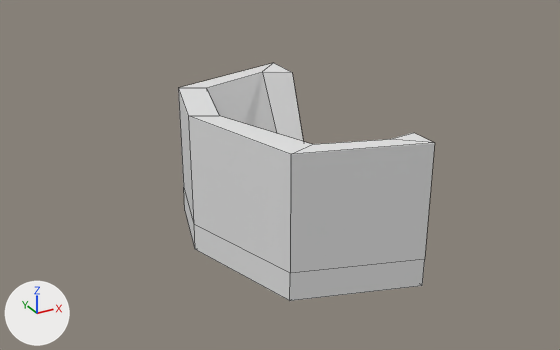
Two versions of the FBX model Mortier FU/Assets/01_Art/Meshes/SM_Trou_Border_V1.fbx, one commit apart.
Camera for both pictures: a 50 mm lens placed at (-14.36, -14.48, 7.25), pointed at (-6.79, -0.73, 0.38). The lights are fixed; the arrows at lower left show +X, +Y and +Z. Mesh edges are drawn as thin lines. Where no turn or scale is listed for an object, it has been applied to the vertices.

The first picture shows 'trou_Border_V2'.
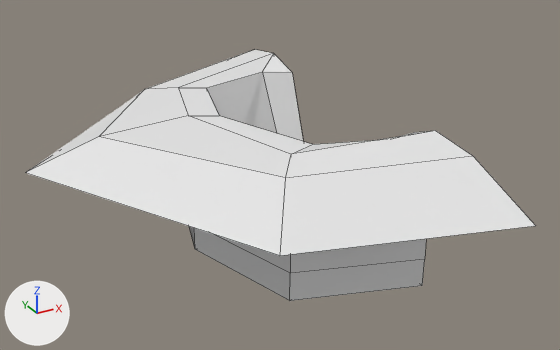
What changed in the scene script:
```text
Change me_mesh:
    where me_mesh.from_pydata(...)  # 40 vertices, 36 faces; spans x 0.04..3.7, y -3.36..3.36, z -1.65..1.65
    used by ob_trou_border_v2; location = (-8.44, 0.0, 0.0)
    verts and faces of me_mesh; kept vertices keep their numbers, new ones are numbered from 40
    before: 1 (3.7, -3.36, 1.65) at pixel (434, 142), 2 (3.7, 3.36, 1.65) at pixel (273, 62), 6 (0.9, -2.5, 1.65) at pixel (290, 154), 7 (0.62, 2.5, 1.65) at pixel (178, 87), 8 (0.62, 2.5, -1.65) at pixel (184, 210)
    before: 9 (1.06, -0.04, -1.65), 16 (1.63, 1.96, -1.65), 20 (0.62, 2.5, -0.99) at pixel (183, 187), 36 (0.04, 0.49, 1.65) at pixel (188, 115), 37 (0.04, 0.49, -0.99) at pixel (193, 224)
    before: 38 (0.04, 0.49, -1.65) at pixel (194, 249)
    me_mesh part 1
    add delete_faces([(7, 20, 37, 36), (8, 16, 9, 38)])
    add verts[1] = (3.7, -3.36, 1.91)  # moved, pixel (435, 130)
    add verts[2] = (3.7, 3.36, 1.91)  # moved, pixel (273, 53)
    add verts[40] = (0.41, -3.17, 1.52)  # pixel (285, 177)
    add verts[41] = (3.7, -4.46, 1.77)  # pixel (472, 155)
    add verts[42] = (-0.46, -4.55, 0.82)  # pixel (279, 255)
    add verts[43] = (3.7, -6.15, 1.07)  # pixel (535, 225)
    add verts[44] = (0.0, 3.16, 1.53)  # pixel (144, 89)
    add verts[45] = (3.7, 4.47, 1.77)  # pixel (254, 49)
    add verts[46] = (-0.39, 3.89, 0.83)
    add verts[47] = (3.7, 6.17, 1.07)  # pixel (228, 59)
    add verts[48] = (-2.0, 0.31, 1.6)  # pixel (98, 136)
    add verts[49] = (-3.54, 0.31, 1.12)  # pixel (25, 172)
    add faces += [(7, 36, 37, 20), (8, 38, 9, 16), (1, 6, 40, 41), (40, 42, 43, 41), (2, 45, 44, 7), (44, 45, 47, 46)]
    add faces += [(7, 44, 48, 36), (6, 36, 48, 40), (44, 46, 49, 48), (40, 48, 49, 42)]
```

Location of each change, [x1, y1, x2, y2] in pixels of the pictures (560 x 350 px):
'trou_Border_V2', reshaped (98% wider): before [178, 63, 435, 301]; after [26, 50, 535, 301]
part 1 of me_mesh, built on: before [178, 63, 435, 273]; after [26, 50, 535, 273]
